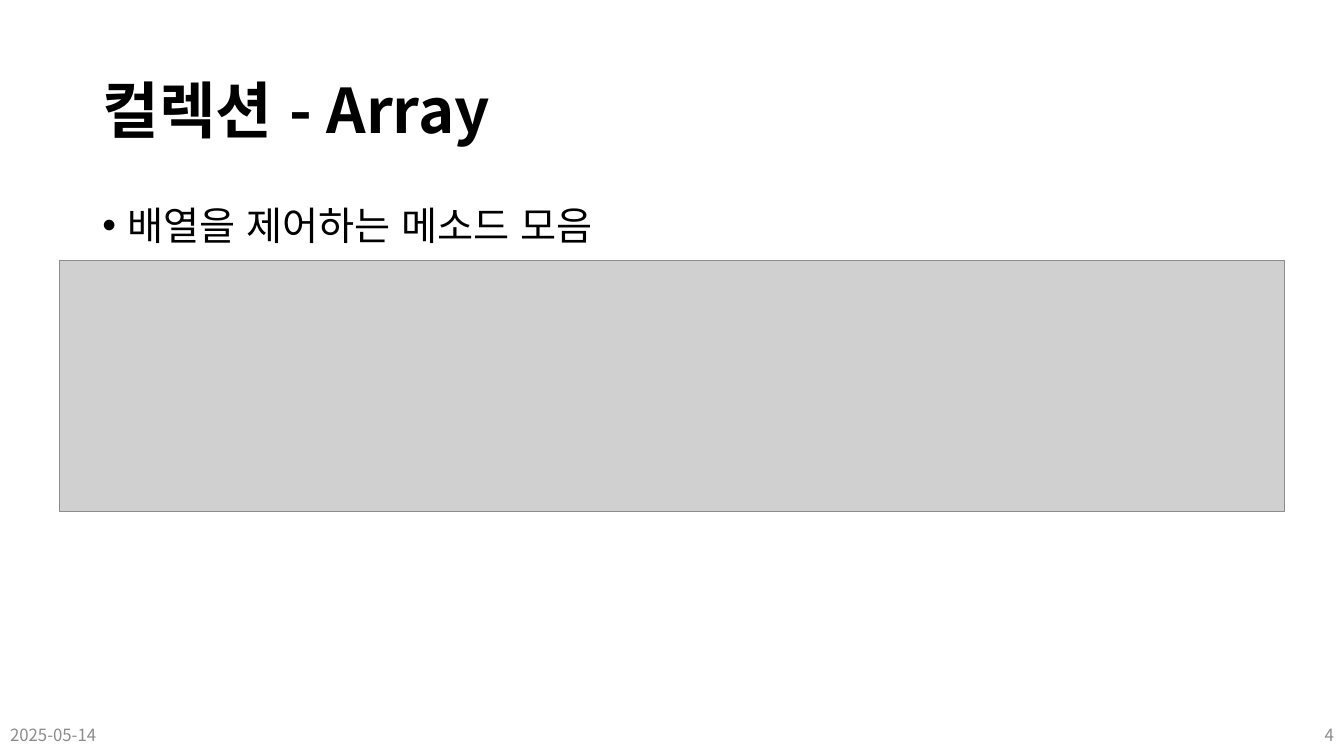
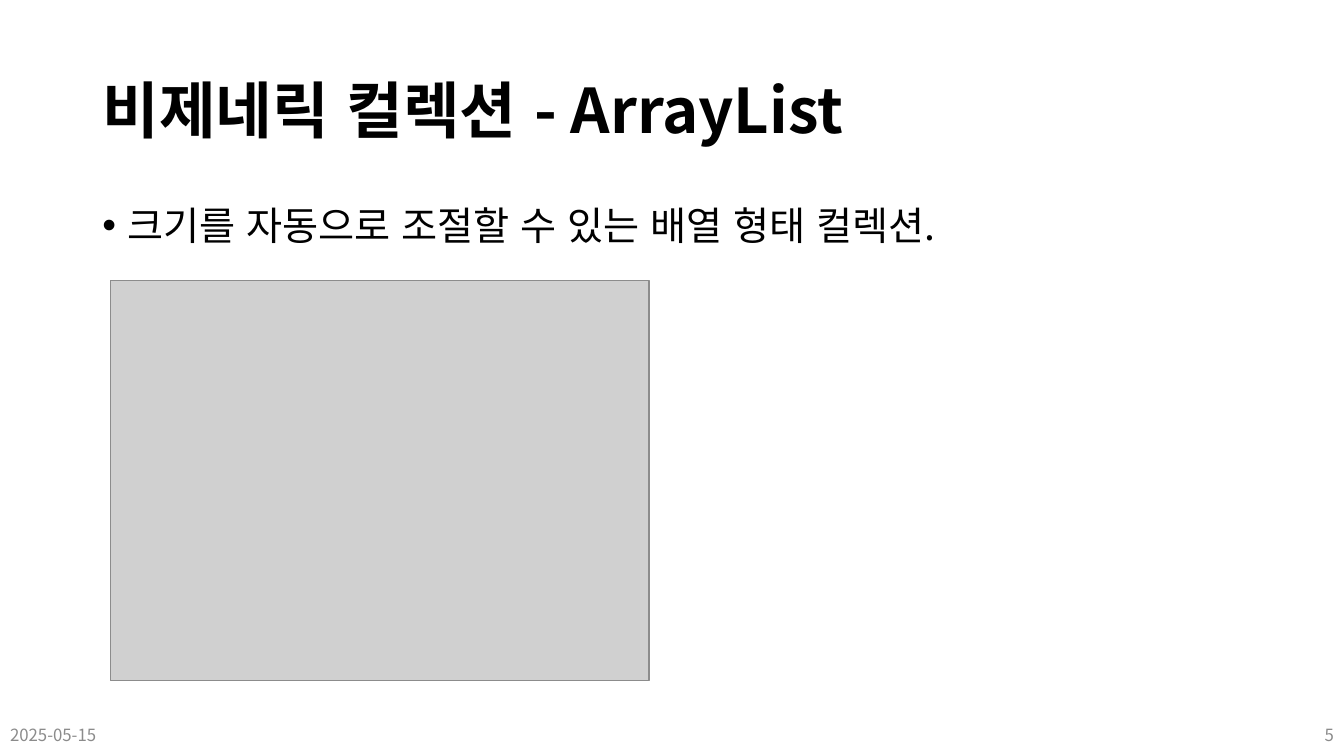
Before and after one commit to Leader-Lesson/KDT_SF_Short_5th, a slide deck: slide 5 of material/14_CSharp_심화문법 (컬렉션).pptx (slide 4 before the commit). Drawn at 1344x756 pixels with LibreOffice and Linux fonts; fonts in the diff are those of the drawing; grey boxes stand for pictures; background and template pictures are left out. Boxes give left, top, right and bottom in pixels: in the first picture for what was removed or moved away, otherwise in the second. Text is boxed around its words. In the diff, an @@ line names an element or a change of style, - is before the commit and + after.

```diff
--- a/material/14_CSharp_심화문법 (컬렉션).pptx
+++ b/material/14_CSharp_심화문법 (컬렉션).pptx
@@ title at [102,81,843,147]: text changed @@
-컬렉션 - Array
+비제네릭 컬렉션 - ArrayList
@@ text at [128,207,935,243]: text changed @@
-• 배열을 제어하는 메소드 모음
+• 크기를 자동으로 조절할 수 있는 배열 형태 컬렉션.
@@ picture removed at [59,261,1286,511] @@
@@ picture added at [110,280,649,681] @@
@@ text at [10,728,96,741]: text changed @@
-2025-05-14
+2025-05-15
@@ page number at [1325,729,1334,741]: text changed @@
-4
+5
```
Also in this commit, not shown: 12 other slides changed, 5 slides added, 17 slides removed, 27 other files.
